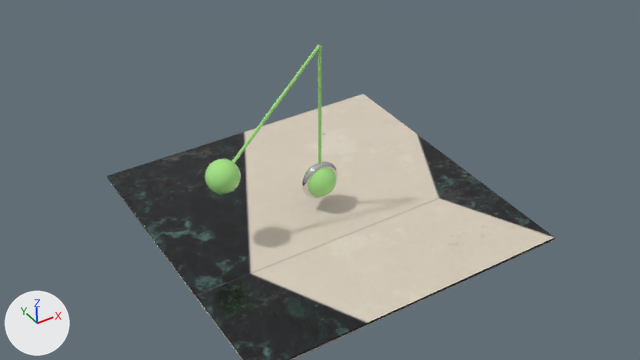
One commit to the Blender file blender/钟摆2.blend: the scene before it, then after it.
Both versions are drawn from the file's camera 'Camera.001'. The axes (+X, +Y, +Z) are drawn at lower left. The lights are the same throughout. Text is drawn in Blender's own font.

The older version as bpy lines, for what is in view:
```python
ob_cube_001 = bpy.data.objects.new('Cube.001', me_cube_001)
ob_cube_001.location = (0.0, 0.0, -2.0)
ob_cube_001.scale = (10.0, 10.0, 0.1)
ob_柱体 = bpy.data.objects.new('柱体', me_柱体)
ob_柱体.parent = ob_空物体
ob_柱体.location = (0.0, 0.0, -4.0)
ob_柱体.scale = (0.1, 0.1, 4.0)
ob_柱体_001 = bpy.data.objects.new('柱体.001', me_柱体_001)
ob_柱体_001.parent = ob_空物体_001
ob_柱体_001.location = (0.0, 0.0, -4.0)
ob_柱体_001.scale = (0.1, 0.1, 4.0)
ob_环体 = bpy.data.objects.new('环体', me_环体)
ob_环体.location = (0.0, 0.0, 0.0)
ob_环体.rotation_euler = (1.571, 1.571, 0.0)  # degrees (90, 90, 0)
ob_球体 = bpy.data.objects.new('球体', me_球体)
ob_球体.parent = ob_空物体
ob_球体.location = (0.0, 0.0, -9.0)
ob_球体_001 = bpy.data.objects.new('球体.001', me_球体_001)
ob_球体_001.parent = ob_空物体_001
ob_球体_001.location = (0.0, 0.0, -9.0)
```
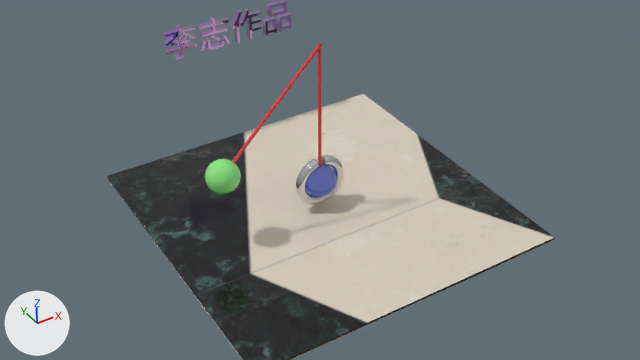
Pixel boxes [x1, y1, x2, y2] of what changed, in the pictures (640 x 360 px):
'文本', added
    after: [162, 0, 292, 60]
'huanti', added
    after: [296, 155, 344, 205]
'球体', recoloured, surface changed
    both: [205, 159, 241, 194]
'球体.001', recoloured, surface changed (green to blue)
    both: [304, 164, 337, 197]
'柱体', recoloured, surface changed (green to red)
    both: [232, 43, 322, 163]
'柱体.001', recoloured, surface changed (green to red)
    both: [318, 43, 322, 167]
'环体', deleted
    before: [302, 162, 338, 198]

Diff of the bpy script that builds the scene:
```diff
--- a/blender/钟摆2.blend.py
+++ b/blender/钟摆2.blend.py
@@ mat_材质_001 @@
 mat_材质_001 = principled_material('材质.001')
-mat_材质_001.base_color = (0.39, 0.8, 0.245)  # green #a8e788
+mat_材质_001.base_color = (0.155, 0.213, 0.8)  # blue #6e7fe7
 mat_材质_001.roughness = 0.0
+mat_材质_001.transmission_weight = 1.0
@@ mat_材质_003 @@
+mat_材质_003 = principled_material('材质.003')
+mat_材质_003.base_color = (0.8, 0.0554, 0.0673)  # red #e74349
+mat_材质_003.roughness = 0.0
@@ mat_材质_002 @@
+mat_材质_002 = principled_material('材质.002')
+mat_材质_002.base_color = (0.265, 0.8, 0.222)  # green #8de782
+mat_材质_002.roughness = 0.0
@@ mat_材质_005 @@
+mat_材质_005 = principled_material('材质.005')
+mat_材质_005.base_color = (0.606, 0.372, 0.8)  # purple #cca4e7
+mat_材质_005.metallic = 1.0
+mat_材质_005.roughness = 0.0
+mat_材质_005.ior = 1.45
+mat_材质_005.transmission_weight = 1.0
@@ me_球体 @@
 me_球体.from_pydata(...)  # 482 vertices, 512 faces; spans x -1.0..1.0, y -1.0..1.0, z -1.0..1.0
-me_球体.materials.append(mat_材质_001)  # green #a8e788
+me_球体.materials.append(mat_材质_002)  # green #8de782
@@ me_柱体 @@
 me_柱体.from_pydata(...)  # 64 vertices, 34 faces; spans x -1.0..1.0, y -1.0..1.0, z -1.0..1.0
-me_柱体.materials.append(mat_材质_001)  # green #a8e788
+me_柱体.materials.append(mat_材质_003)  # red #e74349
@@ me_柱体_001 @@
 me_柱体_001.from_pydata(...)  # 64 vertices, 34 faces; spans x -1.0..1.0, y -1.0..1.0, z -1.0..1.0
-me_柱体_001.materials.append(mat_材质_001)  # green #a8e788
+me_柱体_001.materials.append(mat_材质_003)  # red #e74349
@@ me_环体_1 @@
+me_环体_1.from_pydata(...)  # 564 vertices, 554 faces; spans x -1.24..1.25, y -1.25..1.25, z -0.25..0.25
+me_环体_1.polygons.foreach_set('use_smooth', [True] * 554)
+me_环体_1.materials.append(mat_材质)  # white #e7e7e7
@@ txt_text @@
+txt_text = bpy.data.curves.new('text', 'FONT')
+txt_text.body = '李志作品'
+txt_text.materials.append(mat_材质_005)  # purple #cca4e7
+txt_text.extrude = 0.1
+txt_text.size = 1.2
@@ ob_环体 @@
-ob_环体 = bpy.data.objects.new('环体', me_环体)
-ob_环体.location = (0.0, 0.0, 0.0)
-ob_环体.rotation_euler = (1.571, 1.571, 0.0)  # degrees (90, 90, 0)
-_m = ob_环体.modifiers.new('细分', 'SUBSURF')
-_m.render_levels = 1
@@ ob_huanti @@
+ob_huanti = bpy.data.objects.new('huanti', me_环体_1)
+ob_huanti.location = (0.0, 0.0, 0.0)
+ob_huanti.rotation_euler = (1.571, 1.571, 0.0)  # degrees (90, 90, 0)
+ob_huanti.scale = (1.35, 1.35, 1.35)
+_m = ob_huanti.modifiers.new('细分', 'SUBSURF')
+_m.render_levels = 1
@@ ob_文本 @@
+ob_文本 = bpy.data.objects.new('文本', txt_text)
+ob_文本.location = (-4.49, 11.83, 4.2)
+ob_文本.rotation_euler = (1.571, 0.0, 0.0)  # degrees (90, 0, 0)
+ob_文本.scale = (2.0, 2.0, 2.0)
```
